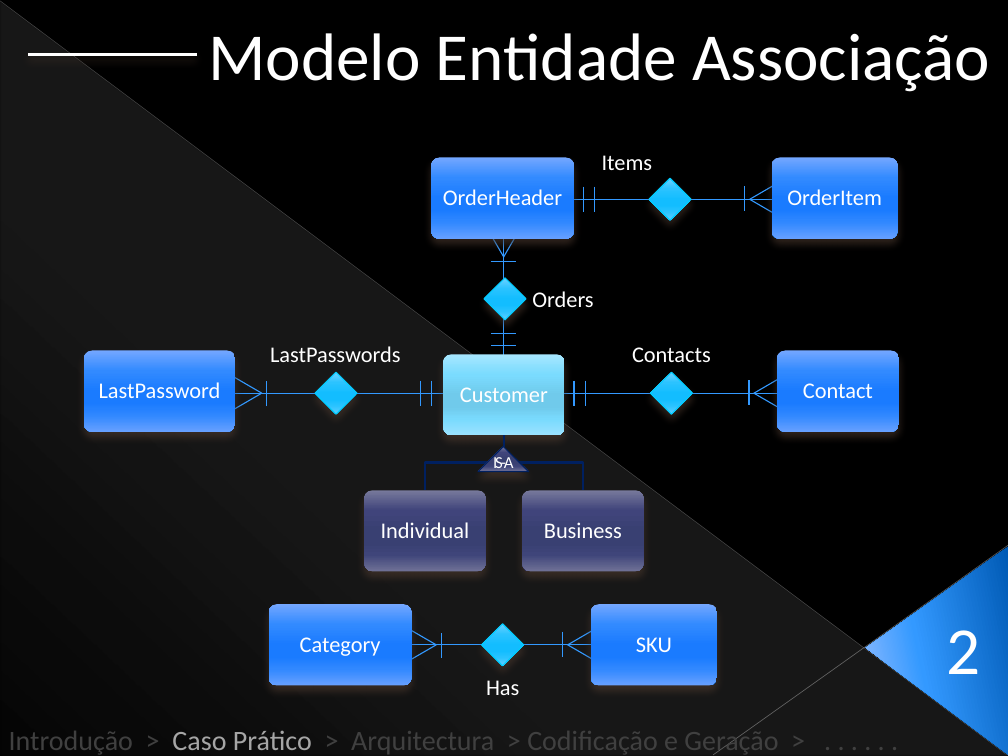
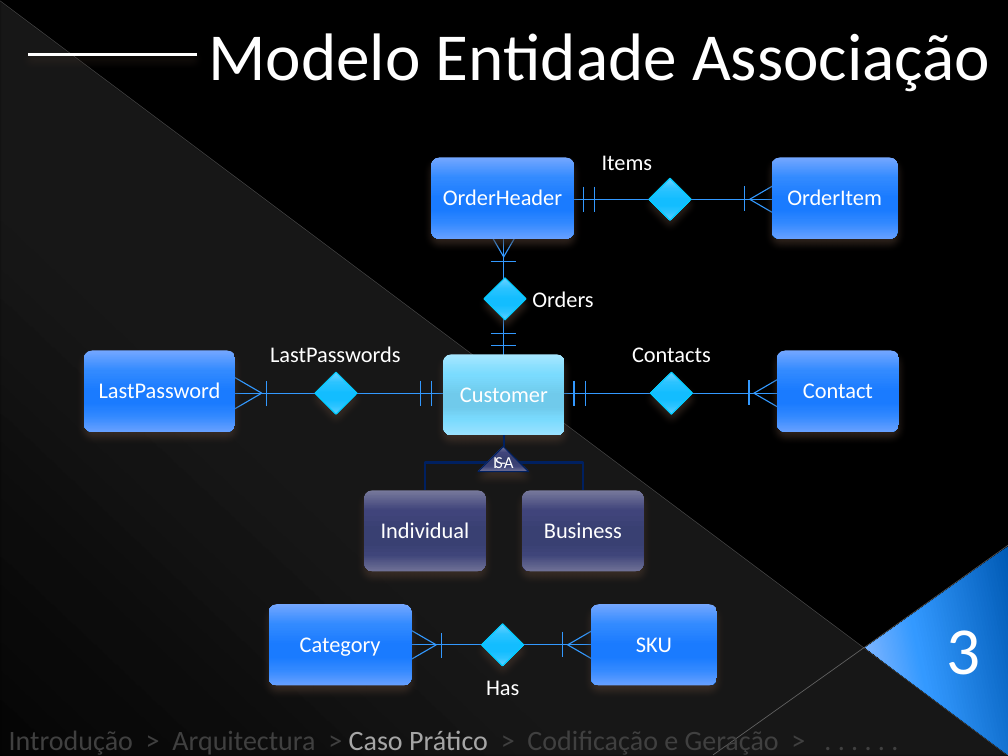
Before and after one commit to Netivski/projectoseminario, a slide deck: slide 16 of Apresentação Final/Presentation Sketch.pptx (slide 14 before the commit). Drawn at 1008x756 pixels with LibreOffice and Linux fonts; fonts in the diff are those of the drawing. Boxes give left, top, right and bottom in pixels: in the first picture for what was removed or moved away, otherwise in the second. Text is boxed around its words. In the diff, an @@ line names an element or a change of style, - is before the commit and + after.

```diff
--- a/Apresentação Final/Presentation Sketch.pptx
+++ b/Apresentação Final/Presentation Sketch.pptx
@@ text at [946,630,980,675]: text changed @@
-2
+3
@@ text at [9,727,779,755]: text changed @@
-Introdução > Caso Prático > Arquitectura > Codificação e Geração > . . . . . .
+Introdução > Arquitectura > Caso Prático > Codificação e Geração > . . . . . .
```
Also in this commit, not shown: 22 other slides changed.
